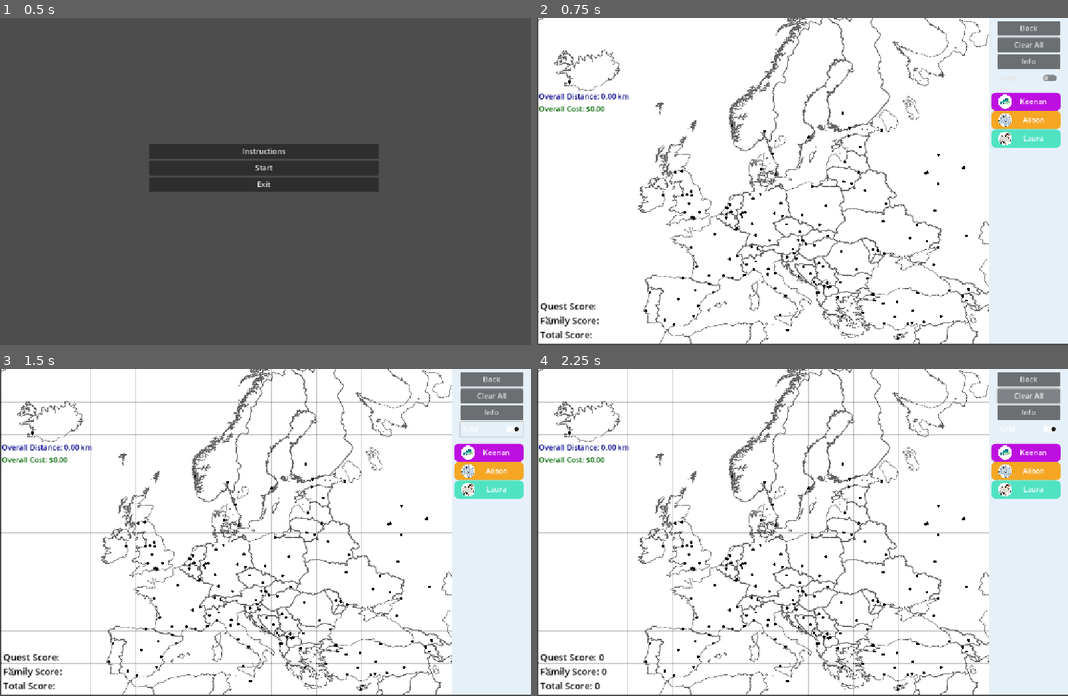
Above: before the commit, frames 1-4 (two rows, left to right).
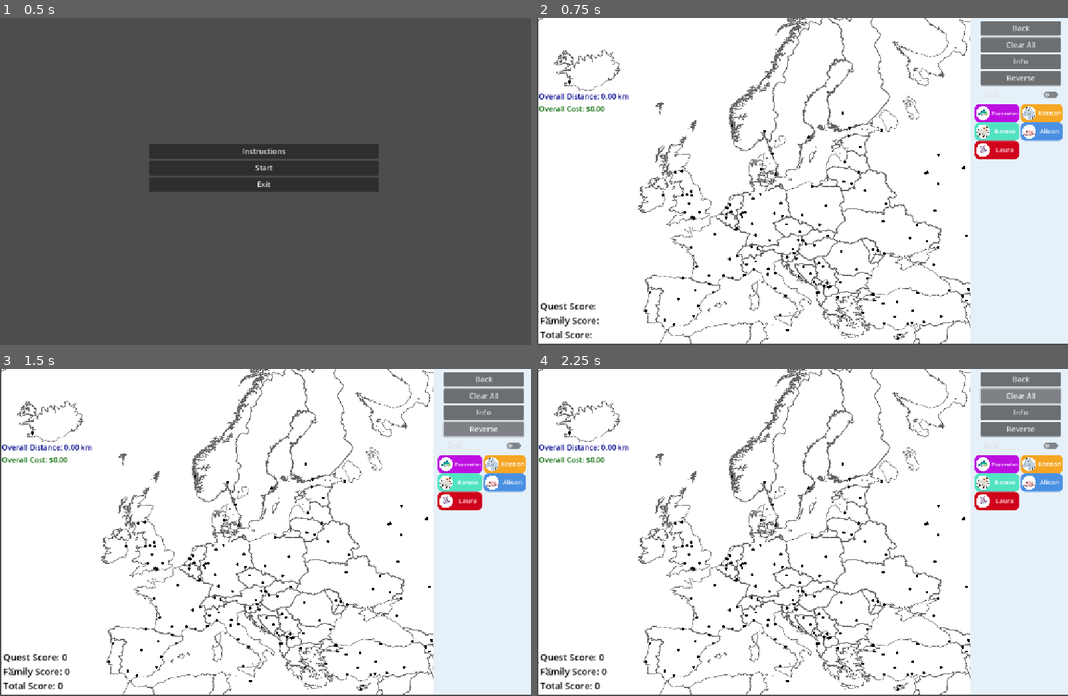
Above: after the commit, the same moments.

Repository: CanadianBoson/family-vacation
Game: Godot game, scene res://main_menu.tscn
The game is run twice, just before and just after one commit, with the same random seed, the same clock (stepped at 60 frames per second) and the same inputs.
Inputs (mouse positions are in pixels of both pictures, inside the frame that each line leads up to):
- Up to frame 1 (0.5 s): no input
- Up to frame 2 (0.75 s): click "Start" at 0.5 s
- Up to frame 3 (1.5 s): click (483, 427) at 1.25 s, where only the run after the commit has a clickable "Reverse"
- Up to frame 4 (2.25 s): click "Clear All" at 2 s

Frame 1 is identical in both runs. In frame 2, 6.5% of the frame differs, in the area x 81-99%, y 0-100%; in frame 3, 9.0%, in the area x 0-99%, y 0-100%; in frame 4, 9.0%.

Commit message:
feat: double columns for menu items, reverse button

Diff:
--- a/game_scene.gd
+++ b/game_scene.gd
@@ -246,3 +246,9 @@
 	# Pass the button's state (true for on, false for off)
 	# to the GridOverlay script.
 	grid_overlay.set_visibility(button_pressed)
+
+# This function is called when the "Reverse" button is pressed.
+func _on_reverse_button_pressed():
+	pin_manager.reverse_path()
+	# After reversing, update all UI and game state.
+	_update_game_state()
--- a/game_scene.tscn
+++ b/game_scene.tscn
@@ -144,7 +144,7 @@
 [node name="SidePanel" type="TextureRect" parent="GameScene/CanvasLayer"]
 modulate = Color(0.960865, 0.937108, 0.968803, 1)
 material = SubResource("ShaderMaterial_kdryc")
-offset_left = 979.0
+offset_left = 940.0
 offset_top = 1.0
 offset_right = 1152.0
 offset_bottom = 705.0
@@ -204,9 +204,9 @@
 
 [node name="VBoxContainer" type="VBoxContainer" parent="MenuButtons"]
 layout_mode = 0
-offset_left = 998.0
+offset_left = 962.0
 offset_top = 6.0
-offset_right = 1134.0
+offset_right = 1136.0
 offset_bottom = 142.0
 
 [node name="BackButton" type="Button" parent="MenuButtons/VBoxContainer"]
@@ -220,6 +220,10 @@
 [node name="InfoButton" type="Button" parent="MenuButtons/VBoxContainer"]
 layout_mode = 2
 text = "Info"
+
+[node name="ReverseButton" type="Button" parent="MenuButtons/VBoxContainer"]
+layout_mode = 2
+text = "Reverse"
 
 [node name="GridToggleButton" type="CheckButton" parent="MenuButtons/VBoxContainer"]
 layout_mode = 2
@@ -268,10 +272,10 @@
 
 [node name="VerticalMenu" parent="." instance=ExtResource("8_e35lh")]
 custom_minimum_size = Vector2(80, 50)
-offset_left = 1000.0
-offset_top = 166.0
-offset_right = 1080.0
-offset_bottom = 216.0
+offset_left = 952.0
+offset_top = 191.0
+offset_right = 1141.0
+offset_bottom = 249.0
 
 [node name="QuestManager" type="Node" parent="."]
 script = ExtResource("9_udeyl")
@@ -337,5 +341,6 @@
 [connection signal="pressed" from="MenuButtons/VBoxContainer/BackButton" to="." method="_on_back_button_pressed"]
 [connection signal="pressed" from="MenuButtons/VBoxContainer/ClearAllButton" to="." method="_on_clear_all_button_pressed"]
 [connection signal="pressed" from="MenuButtons/VBoxContainer/InfoButton" to="." method="_on_info_button_pressed"]
+[connection signal="pressed" from="MenuButtons/VBoxContainer/ReverseButton" to="." method="_on_reverse_button_pressed"]
 [connection signal="toggled" from="MenuButtons/VBoxContainer/GridToggleButton" to="." method="_on_grid_toggle_button_toggled"]
 [connection signal="pressed" from="InfoPopup/VBoxContainer/HBoxContainer/CloseButton" to="." method="_on_close_button_pressed"]
--- a/grid_overlay.gd
+++ b/grid_overlay.gd
@@ -7,13 +7,13 @@
 
 # --- Grid Customization ---
 # The spacing between grid lines in pixels.
-var grid_spacing_y = 98
+var grid_spacing_y = 94
 var grid_spacing_x = 71
 # The color of the grid lines. A low alpha makes it subtle.
 var grid_color = Color(0, 0, 0, 0.2)
 # The dimensions of the area to draw the grid over.
 # This should match your map's size.
-var map_size = Vector2(980, 710)
+var map_size = Vector2(940, 710)
 
 
 # The _draw function is called by the engine whenever the node needs to be redrawn.
--- a/menu_item.gd
+++ b/menu_item.gd
@@ -1,5 +1,5 @@
 # menu_item.gd
-# This script controls a single item in our vertical menu, including a dropdown.
+# This script now handles dynamic font sizing for its label.
 extends VBoxContainer
 
 @onready var header: PanelContainer = $Header
@@ -8,26 +8,43 @@
 @onready var dropdown_container: VBoxContainer = $DropdownContainer
 @onready var dropdown_animator: AnimationPlayer = $DropdownAnimator
 
-# --- New: Reference to the QuestManager ---
-@onready var quest_manager: Node = get_tree().get_root().get_node("GameScene/QuestManager")
-
 var is_open = false
 var is_animating = false
 var bullet_points_to_display = []
+
+var _quest_manager: Node
+var _background_color: Color
 
 func _ready():
 	header.gui_input.connect(_on_header_gui_input)
 	dropdown_container.hide()
 
-	# --- New: Connect to the global data update signal ---
-	# Assumes your root scene node is named "GameScene"
 	var game_scene = get_tree().get_root().get_node("GameScene")
 	if game_scene:
-		game_scene.data_updated.connect(refresh_dropdown_if_open)
+		game_scene.data_updated.connect(_on_game_data_updated)
 
-func setup(item_text: String, background_color: Color, image_path: String, bullet_points: Array):
+# The setup function now includes the font size logic.
+func setup(item_text: String, background_color: Color, image_path: String, bullet_points: Array, quest_manager_ref: Node):
 	label.text = item_text
 	bullet_points_to_display = bullet_points
+	_quest_manager = quest_manager_ref
+	_background_color = background_color
+
+	# --- New: Dynamic Font Size Logic ---
+	var text_length = item_text.length()
+	var new_font_size = 18 # Default font size
+
+	# Define thresholds for when to shrink the font.
+	if text_length > 8:
+		new_font_size = 10
+	elif text_length > 6:
+		new_font_size = 12
+	else:
+		new_font_size = 14
+
+	# Apply the calculated font size as an override.
+	label.add_theme_font_size_override("font_size", new_font_size)
+	# ------------------------------------
 
 	if not image_path.is_empty():
 		circle_image.texture = load(image_path)
@@ -35,6 +52,44 @@
 	var new_stylebox = header.get("theme_override_styles/panel").duplicate()
 	new_stylebox.bg_color = background_color
 	header.add_theme_stylebox_override("panel", new_stylebox)
+
+	_update_completion_border()
+
+func _on_game_data_updated():
+	_update_completion_border()
+	if is_open:
+		_populate_dropdown()
+
+func _update_completion_border():
+	if not is_instance_valid(_quest_manager): return
+
+	var all_satisfied = true
+	if bullet_points_to_display.is_empty():
+		all_satisfied = false
+
+	for quest_data in bullet_points_to_display:
+		var quest_key = quest_data.get("key")
+		if not _quest_manager.is_quest_satisfied(quest_key):
+			all_satisfied = false
+			break
+
+	var stylebox: StyleBoxFlat = header.get("theme_override_styles/panel").duplicate()
+
+	if all_satisfied:
+		stylebox.border_width_left = 4
+		stylebox.border_width_right = 4
+		stylebox.border_width_top = 4
+		stylebox.border_width_bottom = 4
+		stylebox.border_color = _background_color.darkened(0.3)
+	else:
+		stylebox.border_width_left = 0
+		stylebox.border_width_right = 0
+		stylebox.border_width_top = 0
+		stylebox.border_width_bottom = 0
+
+	header.add_theme_stylebox_override("panel", stylebox)
+
+# --- (The rest of your script remains unchanged) ---
 
 func _on_header_gui_input(event: InputEvent):
 	if event is InputEventMouseButton and event.button_index == MOUSE_BUTTON_LEFT and event.is_pressed():
@@ -58,38 +113,20 @@
 
 	is_animating = false
 
-# This function now checks the status of each quest.
 func _populate_dropdown():
 	_clear_dropdown_nodes()
-
 	for item_data in bullet_points_to_display:
 		var bullet_point = Label.new()
-
-		var quest_key = item_data.get("key", "") # Assumes the key is passed from vertical_menu
-		var item_text = item_data.get("text", "N/A")
-		var difficulty = item_data.get("difficulty", 0)
-
-		# --- FIX: Check quest status and set the icon ---
-		var icon = "✗" # Default to 'X'
-		if quest_manager.is_quest_satisfied(quest_key):
-			icon = "✓" # Change to checkmark if satisfied
-
-		bullet_point.text = "%s %s (%s)" % [icon, item_text, int(difficulty)]
-		# -------------------------------------------------
-
+		var icon = "✗"
+		if _quest_manager.is_quest_satisfied(item_data.get("key")):
+			icon = "✓"
+		bullet_point.text = "%s %s" % [icon, item_data.get("text", "N/A")]
 		bullet_point.size_flags_horizontal = Control.SIZE_EXPAND_FILL
 		bullet_point.autowrap_mode = TextServer.AUTOWRAP_WORD_SMART
-
-		bullet_point.add_theme_font_size_override("font_size", 12)
+		bullet_point.add_theme_font_size_override("font_size", 10)
 		bullet_point.set("theme_override_colors/font_color", Color.DARK_ORCHID)
 		dropdown_container.add_child(bullet_point)
 
 func _clear_dropdown_nodes():
 	for child in dropdown_container.get_children():
 		child.queue_free()
-
-# --- New: This function is called by the signal ---
-func refresh_dropdown_if_open():
-	# If this item's dropdown is currently open, redraw its contents.
-	if is_open:
-		_populate_dropdown()
--- a/menu_item.tscn
+++ b/menu_item.tscn
@@ -8,9 +8,9 @@
 corner_radius_top_right = 10
 corner_radius_bottom_right = 10
 corner_radius_bottom_left = 10
-expand_margin_left = 15.0
+expand_margin_left = 3.0
 expand_margin_top = 5.0
-expand_margin_right = 15.0
+expand_margin_right = 3.0
 expand_margin_bottom = 5.0
 
 [sub_resource type="ShaderMaterial" id="ShaderMaterial_1khwl"]
@@ -69,7 +69,7 @@
 }
 
 [node name="MenuItem" type="VBoxContainer"]
-offset_right = 35.0
+offset_right = 80.0
 offset_bottom = 34.0
 script = ExtResource("1_lg34y")
 
@@ -78,7 +78,6 @@
 theme_override_styles/panel = SubResource("StyleBoxFlat_7i8jb")
 
 [node name="HBoxContainer" type="HBoxContainer" parent="Header"]
-custom_minimum_size = Vector2(120, 30)
 layout_mode = 2
 alignment = 1
 
@@ -90,7 +89,7 @@
 
 [node name="ItemLabel" type="Label" parent="Header/HBoxContainer"]
 layout_mode = 2
-size_flags_horizontal = 3
+size_flags_horizontal = 6
 horizontal_alignment = 1
 
 [node name="DropdownContainer" type="VBoxContainer" parent="."]
--- a/menu_items.json
+++ b/menu_items.json
@@ -3,5 +3,7 @@
 	"Laura",
 	"Keenan",
 	"Alison",
+	"Bamse",
+	"Popomelon"
   ]
 }
--- a/pin_manager.gd
+++ b/pin_manager.gd
@@ -73,6 +73,12 @@
 		print("Successfully loaded travel matrix.")
 	else:
 		print("Error: Invalid JSON format in travel matrix file.")
+
+# Reverses the order of the currently dropped pins.
+func reverse_path():
+	if dropped_pin_data.size() >= 2:
+		dropped_pin_data.reverse()
+		print("Path has been reversed.")
 
 # Places a pin if the click is within a valid, unplaced location.
 # Returns true if a pin was placed, false otherwise.
--- a/quest_manager.gd
+++ b/quest_manager.gd
@@ -675,8 +675,8 @@
 		var p2_data = dropped_pin_data[i+1]
 
 		# Interpolate points along the path segment for accuracy.
-		for k in range(11):
-			var t = float(k) / 10.0
+		for k in range(21):
+			var t = float(k) / 20.0
 			var current_lat = lerp(p1_data.lat, p2_data.lat, t)
 			var current_lng = lerp(p1_data.lng, p2_data.lng, t)
 
--- a/vertical_menu.gd
+++ b/vertical_menu.gd
@@ -1,11 +1,14 @@
 # vertical_menu.gd
-# This script now handles scoring, including bonuses.
+# This script dynamically builds a two-column vertical menu.
 extends Control
 
 const MenuItemScene = preload("res://menu_item.tscn")
 
-@onready var vbox: VBoxContainer = $MenuVBox
-# --- New: Reference to the QuestManager ---
+# --- Updated: References to the two new column containers ---
+@onready var left_column: VBoxContainer = $ColumnsContainer/LeftColumn
+@onready var right_column: VBoxContainer = $ColumnsContainer/RightColumn
+# -----------------------------------------------------------
+
 @onready var quest_manager: Node = get_tree().get_root().get_node("GameScene/QuestManager")
 
 var ITEM_COLORS = [
@@ -15,13 +18,12 @@
 const IMAGE_FOLDER_PATH = "res://menu_images/"
 var image_paths = []
 
-# --- New: Store menu item instances and quest data ---
 var menu_item_instances = []
 var all_quest_data = {}
 
 func _ready():
 	_load_image_paths()
-	all_quest_data = _load_all_dropdown_options() # Load quest data
+	all_quest_data = _load_all_dropdown_options()
 	_build_menu()
 
 func _load_image_paths():
@@ -62,10 +64,18 @@
 	var available_dropdown_keys = all_quest_data.keys()
 	available_dropdown_keys.shuffle()
 
-	for text in item_texts:
+	# --- Updated: Loop with an index to distribute items into columns ---
+	for i in range(item_texts.size()):
+		var text = item_texts[i]
 		var menu_item = MenuItemScene.instantiate()
-		vbox.add_child(menu_item)
-		menu_item_instances.append(menu_item) # Store the instance
+
+		# Decide which column to add the item to based on the index.
+		if i % 2 == 0: # Even numbers (0, 2, 4...) go to the left column.
+			left_column.add_child(menu_item)
+		else: # Odd numbers (1, 3, 5...) go to the right column.
+			right_column.add_child(menu_item)
+
+		menu_item_instances.append(menu_item)
 
 		if available_colors.is_empty():
 			available_colors = ITEM_COLORS.duplicate()
@@ -79,9 +89,8 @@
 				available_images.shuffle()
 			unique_image_path = available_images.pop_front()
 
-		# --- FIX: Re-integrated incompatibility check logic ---
 		var bullet_points_for_item = []
-		var num_to_show = randi_range(1, 3)
+		var num_to_show = randi_range(2, 3)
 
 		if available_dropdown_keys.size() >= num_to_show:
 			var selected_keys = available_dropdown_keys.slice(0, num_to_show)
@@ -97,58 +106,49 @@
 					break
 
 			if is_compatible:
-				for i in range(num_to_show):
+				for j in range(num_to_show):
 					var key = available_dropdown_keys.pop_front()
 					var item_data = all_quest_data[key]
 					item_data["key"] = key
 					bullet_points_for_item.append(item_data)
 			else:
-				# Fallback if the random set was incompatible
 				var key = available_dropdown_keys.pop_front()
 				var item_data = all_quest_data[key]
 				item_data["key"] = key
 				bullet_points_for_item.append(item_data)
 		elif not available_dropdown_keys.is_empty():
-			# Fallback if not enough keys are left for a full set
 			var key = available_dropdown_keys.pop_front()
 			var item_data = all_quest_data[key]
 			item_data["key"] = key
 			bullet_points_for_item.append(item_data)
-		# --------------------------------------------------------
 
-		menu_item.setup(text, unique_color, unique_image_path, bullet_points_for_item)
+		# --- Updated: Pass the quest_manager reference to the menu item ---
+		menu_item.setup(text, unique_color, unique_image_path, bullet_points_for_item, quest_manager)
 
-# --- New function to calculate the total score with bonuses ---
 func calculate_scores() -> Dictionary:
 	var quest_score = 0
-	var family_score = 0 # The bonus score
+	var family_score = 0
 
-	# Iterate through each menu item we've created.
 	for item in menu_item_instances:
 		var all_quests_in_item_satisfied = true
 
-		# Check if the item has any quests assigned.
 		if item.bullet_points_to_display.is_empty():
 			all_quests_in_item_satisfied = false
 
-		# Check each quest within this menu item.
 		for quest_data in item.bullet_points_to_display:
 			var quest_key = quest_data.get("key")
 			if quest_manager.is_quest_satisfied(quest_key):
-				# Add difficulty to the main quest score.
 				quest_score += quest_data.get("difficulty", 0)
 			else:
-				# If even one quest is not satisfied, no bonus.
 				all_quests_in_item_satisfied = false
 
-		# If all quests in this item were satisfied, add the bonus.
 		if all_quests_in_item_satisfied:
 			family_score += 5
 
 	var total_score = quest_score + family_score
 
 	return {
-		"quest_score": int(quest_score),
-		"family_score": int(family_score),
-		"total_score": int(total_score)
+		"quest_score": quest_score,
+		"family_score": family_score,
+		"total_score": total_score
 	}
--- a/vertical_menu.tscn
+++ b/vertical_menu.tscn
@@ -8,8 +8,17 @@
 anchors_preset = 0
 script = ExtResource("1_hbco0")
 
-[node name="MenuVBox" type="VBoxContainer" parent="."]
+[node name="ColumnsContainer" type="HBoxContainer" parent="."]
 layout_mode = 0
-offset_right = 40.0
+offset_right = 80.0
 offset_bottom = 40.0
 theme_override_constants/separation = 10
+alignment = 1
+
+[node name="LeftColumn" type="VBoxContainer" parent="ColumnsContainer"]
+layout_mode = 2
+theme_override_constants/separation = 10
+
+[node name="RightColumn" type="VBoxContainer" parent="ColumnsContainer"]
+layout_mode = 2
+theme_override_constants/separation = 10
